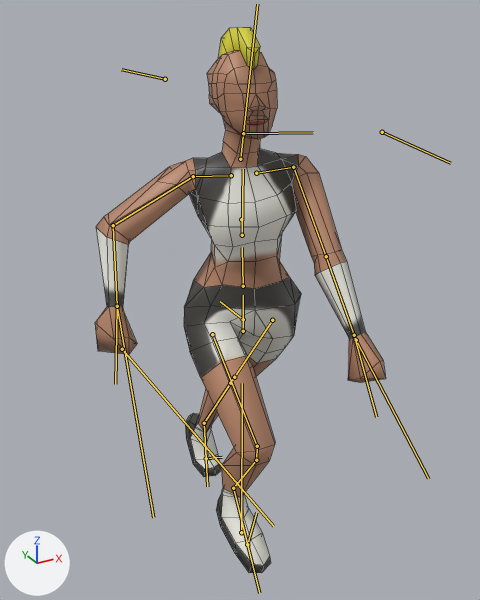
What one commit did to the FBX model female_warrior_2.fbx.
Both versions are drawn from a 50 mm lens placed at (-1.11, -2.01, 2.13), pointed at (0.0, 0.01, 1.12). The lights are fixed; the arrows at lower left show +X, +Y and +Z. Both versions are drawn at frame 15 of the action 'Armature|Sprint'; the numbers are the values there. The bones that bend it are drawn over the model as lines. Mesh edges are drawn as thin lines.

Names of what the first picture shows: 'Hunter'.
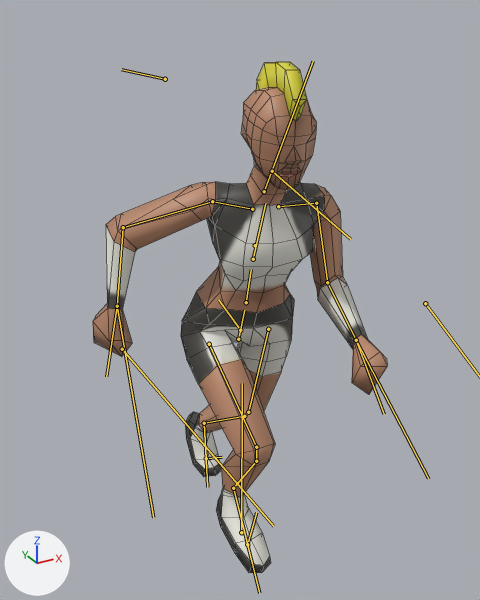
What differs and where, as boxes (x1, y1, x2, y2) in the pictures (480 x 600 px):
'Hunter', posed (6% shorter)
    before: (95, 27, 386, 573)
    after: (93, 62, 387, 573)
bone 'Spin0', root to tip
    before: (243, 319) to (220, 301)
    after: (240, 330) to (218, 299)
bone 'Hip.L', root to tip
    before: (272, 320) to (234, 377)
    after: (268, 329) to (248, 412)
bone 'Knee.L', root to tip
    before: (234, 377) to (230, 383)
    after: (248, 412) to (244, 416)
bone 'Shin.L', root to tip
    before: (230, 383) to (204, 423)
    after: (244, 416) to (204, 423)
bone 'Foot.L', root to tip
    before: (204, 423) to (207, 486)
    after: (204, 423) to (207, 487)
bone 'Hip.R', root to tip
    before: (212, 334) to (257, 446)
    after: (209, 344) to (256, 447)
bone 'Knee.R', root to tip
    before: (257, 446) to (256, 460)
    after: (256, 447) to (256, 461)
bone 'Shin.R', root to tip
    before: (256, 460) to (233, 488)
    after: (256, 461) to (233, 488)
bone 'Bicep.L', root to tip
    before: (293, 167) to (326, 256)
    after: (316, 203) to (327, 282)
bone 'Forarm.L', root to tip
    before: (326, 256) to (354, 335)
    after: (327, 282) to (356, 340)
bone 'Bicep.R', root to tip
    before: (193, 176) to (113, 225)
    after: (212, 201) to (123, 227)

What the commit changed:
Bone 'Spin0' (bone_spin0) moves from (0.0, 0.0, 0.0) to (0.0, 0.02, -0.053).
Bone 'Spin0' (bone_spin0) turns from (0, 0, 0) to (17, 0, 0) degrees about its own x, y and z.
Bone 'Hip.L' (bone_hip_l) turns from (-33, -3, -5) to (4, -1, -5) degrees about its own x, y and z.
Bone 'Knee.L' (bone_knee_l) turns from (10, 0, -3) to (-17, 1, 0) degrees about its own x, y and z.
Bone 'Shin.L' (bone_shin_l) turns from (0, 0, 3) to (-16, 0, -1) degrees about its own x, y and z.
Bone 'Foot.L' (bone_foot_l) turns from (-32, 6, 0) to (-9, 6, 4) degrees about its own x, y and z.
Bone 'Hip.R' (bone_hip_r) turns from (56, 4, 2) to (81, 4, 4) degrees about its own x, y and z.
Bone 'Knee.R' (bone_knee_r) turns from (-43, -3, 1) to (-47, -3, 2) degrees about its own x, y and z.
Bone 'Shin.R' (bone_shin_r) turns from (-42, 1, 2) to (-46, 1, 2) degrees about its own x, y and z.
Bone 'Bicep.L' (bone_bicep_l) turns from (42, 3, -23) to (15, -2, -20) degrees about its own x, y and z.
Bone 'Forarm.L' (bone_forarm_l) turns from (-17, 0, 1) to (61, 2, -4) degrees about its own x, y and z.
Bone 'Bicep.R' (bone_bicep_r) turns from (37, -63, -65) to (21, -60, -52) degrees about its own x, y and z.
